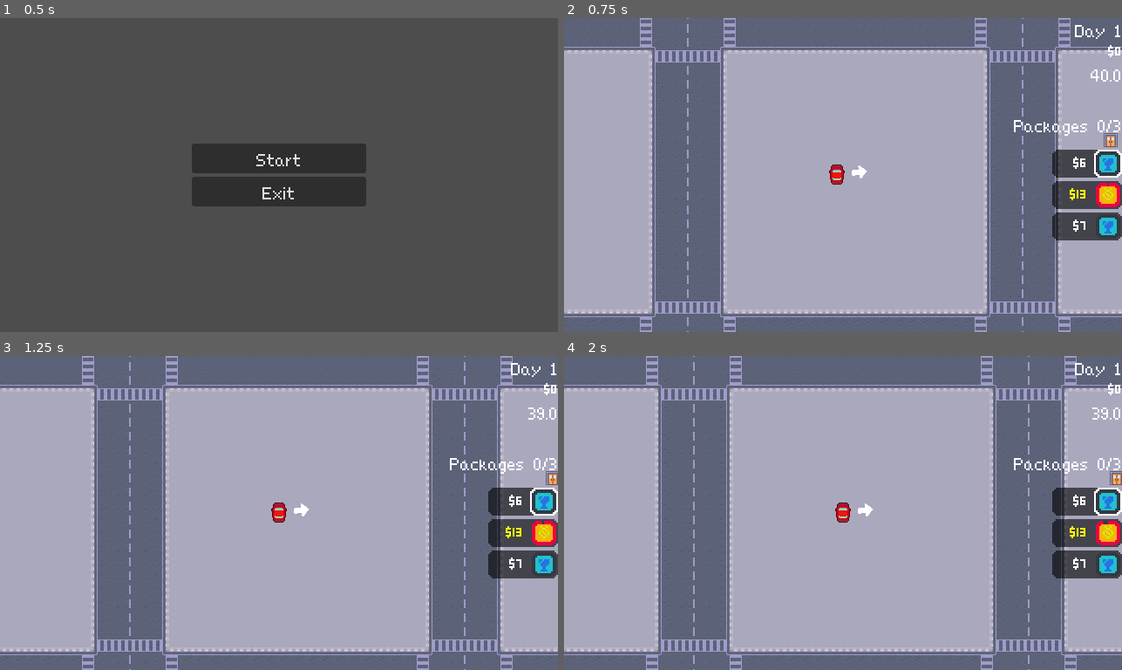
Above: before the commit, frames 1-4 (two rows, left to right).
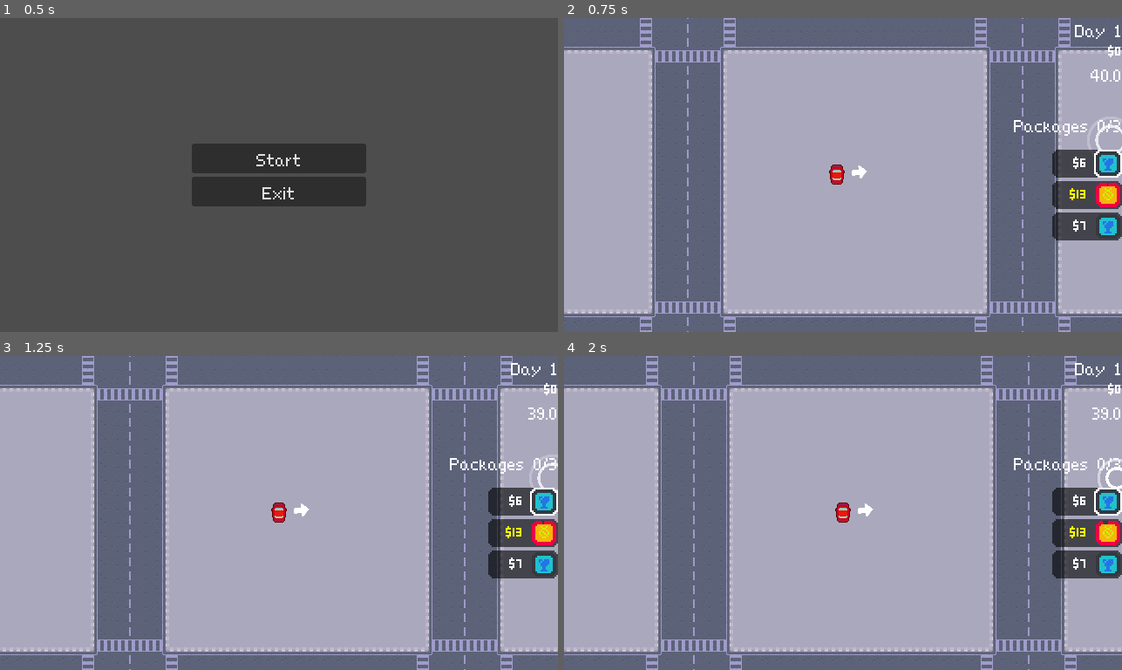
Above: after the commit, the same moments.

Repository: ruben-velasquez/rush-and-deliver
Game: Godot game, scene res://scenes/main_menu.tscn
The game is run twice, just before and just after one commit, with the same random seed, the same clock (stepped at 60 frames per second) and the same inputs.
Inputs:
- Up to frame 1 (0.5 s): no input
- Up to frame 2 (0.75 s): click "Start" at 0.5 s
- Up to frame 3 (1.25 s): no input
- Up to frame 4 (2 s): hold D (right) from 1.28 s (still down)

Frame 1 is identical in both runs. In frame 2, 0.2% of the frame differs, in the area x 95-100%, y 33-43%; in frame 3, 0.1%; in frame 4, 0.2%, in the area x 95-100%, y 32-43%.

Commit message:
feat: add ring shader for package deliver zone

Diff:
--- /dev/null
+++ b/materials/ring_mat.tres
@@ -0,0 +1,9 @@
+[gd_resource type="ShaderMaterial" format=3 uid="uid://cvnqi0dlpwydk"]
+
+[ext_resource type="Shader" uid="uid://ditq63bfutxve" path="res://shaders/circle_loop.tres" id="1_2mmt0"]
+
+[resource]
+shader = ExtResource("1_2mmt0")
+shader_parameter/LoopTime = 1.0
+shader_parameter/StartRingOffset = 0.2000000095
+shader_parameter/RingThin = 0.050000002375
--- a/scenes/goal.tscn
+++ b/scenes/goal.tscn
@@ -1,23 +1,34 @@
 [gd_scene format=3 uid="uid://ch77lxuil43wi"]
 
 [ext_resource type="Script" uid="uid://tqymxjarsrqr" path="res://scripts/goal.gd" id="1_jbojv"]
-[ext_resource type="Texture2D" uid="uid://48ternfo7x0u" path="res://assets/tilemap_packed.png" id="2_sx1j4"]
+[ext_resource type="Material" uid="uid://cvnqi0dlpwydk" path="res://materials/ring_mat.tres" id="2_sx1j4"]
 
 [sub_resource type="CircleShape2D" id="CircleShape2D_sugp2"]
+radius = 21.0
 
-[node name="Goal" type="Area2D" unique_id=357646220]
+[sub_resource type="Gradient" id="Gradient_sx1j4"]
+offsets = PackedFloat32Array(1)
+colors = PackedColorArray(1, 1, 1, 1)
+
+[sub_resource type="GradientTexture2D" id="GradientTexture2D_w3gav"]
+gradient = SubResource("Gradient_sx1j4")
+
+[node name="Goal" type="Area2D" unique_id=357646220 node_paths=PackedStringArray("sprite")]
 collision_layer = 0
 collision_mask = 8
 monitorable = false
 script = ExtResource("1_jbojv")
+sprite = NodePath("Sprite2D")
 
 [node name="CollisionShape2D" type="CollisionShape2D" parent="." unique_id=988644070]
 shape = SubResource("CircleShape2D_sugp2")
 debug_color = Color(0.22352941, 0.627451, 0.24705882, 0.68235296)
 
 [node name="Sprite2D" type="Sprite2D" parent="." unique_id=485726337]
-texture = ExtResource("2_sx1j4")
-region_enabled = true
+z_index = -1
+material = ExtResource("2_sx1j4")
+texture = SubResource("GradientTexture2D_w3gav")
 region_rect = Rect2(224, 160, 16, 16)
 
 [connection signal="body_entered" from="." to="." method="_on_body_entered"]
+[connection signal="body_exited" from="." to="." method="_on_body_exited"]
--- a/scripts/goal.gd
+++ b/scripts/goal.gd
@@ -1,12 +1,32 @@
 extends Area2D
 class_name Goal
 
+const WAIT_TIME_SEG = 1
+
+@export var sprite: Sprite2D
+
 var appear_range: int = 500
 var package: Package
+var player_on_zone: bool = false
+var player_time = 0
 
 func _on_body_entered(_body: Node2D) -> void:
-	GameManager.packages_manager.deliver(package)
-	queue_free()
+	player_time = 0
+	player_on_zone = true
+
+func _on_body_exited(_body: Node2D) -> void:
+	player_time = 0
+	player_on_zone = false
+
+func _process(delta: float) -> void:
+	if player_on_zone:
+		player_time += delta
+
+	if player_time >= WAIT_TIME_SEG:
+		GameManager.packages_manager.deliver(package)
+		queue_free()
+
+	sprite.self_modulate = lerp(Color.WHITE, Color.LAWN_GREEN, player_time/WAIT_TIME_SEG)
 
 func set_goal_zone():
 	position.x = randi_range(-appear_range, appear_range)
--- /dev/null
+++ b/shaders/circle_loop.tres
@@ -0,0 +1,212 @@
+[gd_resource type="VisualShader" format=3 uid="uid://ditq63bfutxve"]
+
+[sub_resource type="VisualShaderNodeFloatOp" id="VisualShaderNodeFloatOp_g0ewu"]
+default_input_values = [0, 0.5, 1, 0.0]
+operator = 1
+
+[sub_resource type="VisualShaderNodeInput" id="VisualShaderNodeInput_gc2lh"]
+input_name = "time"
+
+[sub_resource type="VisualShaderNodeFloatFunc" id="VisualShaderNodeFloatFunc_n2b85"]
+output_port_for_preview = 0
+function = 14
+
+[sub_resource type="VisualShaderNodeFloatOp" id="VisualShaderNodeFloatOp_27frx"]
+operator = 3
+
+[sub_resource type="VisualShaderNodeFloatOp" id="VisualShaderNodeFloatOp_qjfmp"]
+output_port_for_preview = 0
+operator = 1
+
+[sub_resource type="VisualShaderNodeMix" id="VisualShaderNodeMix_ipm51"]
+output_port_for_preview = 0
+default_input_values = [0, 0.1, 1, 0.5, 2, 0.5]
+
+[sub_resource type="VisualShaderNodeFloatFunc" id="VisualShaderNodeFloatFunc_1fb4f"]
+output_port_for_preview = 0
+function = 31
+
+[sub_resource type="VisualShaderNodeVectorOp" id="VisualShaderNodeVectorOp_iw06h"]
+output_port_for_preview = 0
+operator = 2
+
+[sub_resource type="VisualShaderNodeInput" id="VisualShaderNodeInput_g0ewu"]
+input_name = "uv"
+
+[sub_resource type="VisualShaderNodeInput" id="VisualShaderNodeInput_4g5gs"]
+input_name = "time"
+
+[sub_resource type="VisualShaderNodeFloatOp" id="VisualShaderNodeFloatOp_xukhg"]
+operator = 3
+
+[sub_resource type="VisualShaderNodeFloatFunc" id="VisualShaderNodeFloatFunc_lgr78"]
+output_port_for_preview = 0
+function = 14
+
+[sub_resource type="VisualShaderNodeFloatOp" id="VisualShaderNodeFloatOp_mlron"]
+output_port_for_preview = 0
+operator = 1
+
+[sub_resource type="VisualShaderNodeMix" id="VisualShaderNodeMix_bqggk"]
+output_port_for_preview = 0
+default_input_values = [0, 0.1, 1, 0.5, 2, 0.5]
+
+[sub_resource type="VisualShaderNodeFloatOp" id="VisualShaderNodeFloatOp_hbv1c"]
+default_input_values = [0, 0.0, 1, 1.5]
+operator = 1
+
+[sub_resource type="VisualShaderNodeInput" id="VisualShaderNodeInput_duofv"]
+input_name = "uv"
+
+[sub_resource type="VisualShaderNodeVectorDistance" id="VisualShaderNodeVectorDistance_do216"]
+output_port_for_preview = 0
+default_input_values = [0, Vector2(0, 0), 1, Vector2(0.5, 0.5)]
+op_type = 0
+
+[sub_resource type="VisualShaderNodeStep" id="VisualShaderNodeStep_tkm5b"]
+output_port_for_preview = 0
+default_input_values = [0, 0.5, 1, 0.0]
+
+[sub_resource type="VisualShaderNodeVectorDistance" id="VisualShaderNodeVectorDistance_gc2lh"]
+output_port_for_preview = 0
+default_input_values = [0, Vector2(0, 0), 1, Vector2(0.5, 0.5)]
+op_type = 0
+
+[sub_resource type="VisualShaderNodeStep" id="VisualShaderNodeStep_fkdg3"]
+output_port_for_preview = 0
+default_input_values = [0, 0.0, 1, 0.5]
+
+[sub_resource type="VisualShaderNodeStep" id="VisualShaderNodeStep_na352"]
+output_port_for_preview = 0
+default_input_values = [0, 0.4, 1, 0.0]
+
+[sub_resource type="VisualShaderNodeVectorOp" id="VisualShaderNodeVectorOp_4ax5q"]
+output_port_for_preview = 0
+operator = 2
+
+[sub_resource type="VisualShaderNodeFloatOp" id="VisualShaderNodeFloatOp_f7wav"]
+default_input_values = [0, 0.5, 1, 0.0]
+operator = 1
+
+[sub_resource type="VisualShaderNodeVectorOp" id="VisualShaderNodeVectorOp_23ra3"]
+output_port_for_preview = 0
+operator = 2
+
+[sub_resource type="VisualShaderNodeFloatFunc" id="VisualShaderNodeFloatFunc_gijta"]
+function = 31
+
+[sub_resource type="VisualShaderNodeVectorOp" id="VisualShaderNodeVectorOp_6rbly"]
+output_port_for_preview = 0
+
+[sub_resource type="VisualShaderNodeFloatOp" id="VisualShaderNodeFloatOp_gc2lh"]
+default_input_values = [0, 0.0, 1, 2.0]
+operator = 3
+
+[sub_resource type="VisualShaderNodeStep" id="VisualShaderNodeStep_j44d6"]
+output_port_for_preview = 0
+default_input_values = [0, 0.5, 1, 0.0]
+
+[sub_resource type="VisualShaderNodeFloatParameter" id="VisualShaderNodeFloatParameter_j44d6"]
+parameter_name = "LoopTime"
+default_value_enabled = true
+default_value = 1.0
+
+[sub_resource type="VisualShaderNodeFloatParameter" id="VisualShaderNodeFloatParameter_n2b85"]
+parameter_name = "RingThin"
+hint = 1
+min = 0.001
+max = 0.5
+default_value_enabled = true
+default_value = 0.02
+
+[sub_resource type="VisualShaderNodeFloatParameter" id="VisualShaderNodeFloatParameter_27frx"]
+parameter_name = "StartRingOffset"
+hint = 1
+max = 0.49
+default_value_enabled = true
+
+[sub_resource type="VisualShaderNodeStep" id="VisualShaderNodeStep_n2b85"]
+output_port_for_preview = 0
+default_input_values = [0, 0.0, 1, 0.5]
+
+[sub_resource type="VisualShaderNodeStep" id="VisualShaderNodeStep_27frx"]
+output_port_for_preview = 0
+default_input_values = [0, 0.4, 1, 0.0]
+
+[sub_resource type="VisualShaderNodeVectorOp" id="VisualShaderNodeVectorOp_qjfmp"]
+output_port_for_preview = 0
+operator = 2
+
+[resource]
+mode = 1
+flags/light_only = false
+nodes/fragment/0/position = Vector2(1200, 80)
+nodes/fragment/2/node = SubResource("VisualShaderNodeInput_g0ewu")
+nodes/fragment/2/position = Vector2(-560, -20)
+nodes/fragment/3/node = SubResource("VisualShaderNodeVectorDistance_gc2lh")
+nodes/fragment/3/position = Vector2(-440, 160)
+nodes/fragment/4/node = SubResource("VisualShaderNodeStep_j44d6")
+nodes/fragment/4/position = Vector2(-220, 260)
+nodes/fragment/5/node = SubResource("VisualShaderNodeStep_n2b85")
+nodes/fragment/5/position = Vector2(0, 220)
+nodes/fragment/6/node = SubResource("VisualShaderNodeStep_27frx")
+nodes/fragment/6/position = Vector2(-180, -100)
+nodes/fragment/7/node = SubResource("VisualShaderNodeVectorOp_qjfmp")
+nodes/fragment/7/position = Vector2(240, -40)
+nodes/fragment/10/node = SubResource("VisualShaderNodeFloatOp_g0ewu")
+nodes/fragment/10/position = Vector2(-440, -220)
+nodes/fragment/11/node = SubResource("VisualShaderNodeInput_gc2lh")
+nodes/fragment/11/position = Vector2(-2440, -140)
+nodes/fragment/13/node = SubResource("VisualShaderNodeFloatFunc_n2b85")
+nodes/fragment/13/position = Vector2(-1920, 120)
+nodes/fragment/14/node = SubResource("VisualShaderNodeFloatOp_27frx")
+nodes/fragment/14/position = Vector2(-2100, -140)
+nodes/fragment/15/node = SubResource("VisualShaderNodeFloatOp_qjfmp")
+nodes/fragment/15/position = Vector2(-1720, -220)
+nodes/fragment/17/node = SubResource("VisualShaderNodeMix_ipm51")
+nodes/fragment/17/position = Vector2(-1400, -220)
+nodes/fragment/18/node = SubResource("VisualShaderNodeFloatFunc_1fb4f")
+nodes/fragment/18/position = Vector2(-1500, -640)
+nodes/fragment/19/node = SubResource("VisualShaderNodeVectorOp_iw06h")
+nodes/fragment/19/position = Vector2(540, -260)
+nodes/fragment/21/node = SubResource("VisualShaderNodeInput_4g5gs")
+nodes/fragment/21/position = Vector2(-2540, 820)
+nodes/fragment/22/node = SubResource("VisualShaderNodeFloatOp_xukhg")
+nodes/fragment/22/position = Vector2(-1920, 820)
+nodes/fragment/23/node = SubResource("VisualShaderNodeFloatFunc_lgr78")
+nodes/fragment/23/position = Vector2(-1740, 1080)
+nodes/fragment/24/node = SubResource("VisualShaderNodeFloatOp_mlron")
+nodes/fragment/24/position = Vector2(-1540, 740)
+nodes/fragment/25/node = SubResource("VisualShaderNodeMix_bqggk")
+nodes/fragment/25/position = Vector2(-1220, 740)
+nodes/fragment/26/node = SubResource("VisualShaderNodeFloatOp_hbv1c")
+nodes/fragment/26/position = Vector2(-2180, 780)
+nodes/fragment/27/node = SubResource("VisualShaderNodeInput_duofv")
+nodes/fragment/27/position = Vector2(-540, 1020)
+nodes/fragment/28/node = SubResource("VisualShaderNodeVectorDistance_do216")
+nodes/fragment/28/position = Vector2(-420, 1200)
+nodes/fragment/29/node = SubResource("VisualShaderNodeStep_tkm5b")
+nodes/fragment/29/position = Vector2(-200, 1300)
+nodes/fragment/30/node = SubResource("VisualShaderNodeStep_fkdg3")
+nodes/fragment/30/position = Vector2(20, 1260)
+nodes/fragment/31/node = SubResource("VisualShaderNodeStep_na352")
+nodes/fragment/31/position = Vector2(-160, 940)
+nodes/fragment/32/node = SubResource("VisualShaderNodeVectorOp_4ax5q")
+nodes/fragment/32/position = Vector2(260, 1000)
+nodes/fragment/34/node = SubResource("VisualShaderNodeFloatOp_f7wav")
+nodes/fragment/34/position = Vector2(-420, 820)
+nodes/fragment/35/node = SubResource("VisualShaderNodeVectorOp_23ra3")
+nodes/fragment/35/position = Vector2(560, 780)
+nodes/fragment/36/node = SubResource("VisualShaderNodeFloatFunc_gijta")
+nodes/fragment/36/position = Vector2(-1220, 520)
+nodes/fragment/37/node = SubResource("VisualShaderNodeVectorOp_6rbly")
+nodes/fragment/37/position = Vector2(747.2372, 376.41632)
+nodes/fragment/39/node = SubResource("VisualShaderNodeFloatOp_gc2lh")
+nodes/fragment/39/position = Vector2(-2520, 960)
+nodes/fragment/40/node = SubResource("VisualShaderNodeFloatParameter_j44d6")
+nodes/fragment/40/position = Vector2(-2800, 300)
+nodes/fragment/41/node = SubResource("VisualShaderNodeFloatParameter_n2b85")
+nodes/fragment/41/position = Vector2(-1000, 260)
+nodes/fragment/42/node = SubResource("VisualShaderNodeFloatParameter_27frx")
+nodes/fragment/42/position = Vector2(-1660, 300)
+nodes/fragment/connections = PackedInt32Array(2, 0, 3, 0, 4, 0, 5, 0, 3, 0, 6, 1, 6, 0, 7, 0, 5, 0, 7, 1, 10, 0, 6, 0, 3, 0, 4, 1, 11, 0, 14, 0, 14, 0, 13, 0, 14, 0, 15, 0, 13, 0, 15, 1, 17, 0, 10, 0, 17, 0, 4, 0, 15, 0, 17, 2, 15, 0, 18, 0, 18, 0, 19, 0, 7, 0, 19, 1, 22, 0, 23, 0, 22, 0, 24, 0, 23, 0, 24, 1, 24, 0, 25, 2, 21, 0, 26, 0, 26, 0, 22, 0, 27, 0, 28, 0, 29, 0, 30, 0, 28, 0, 31, 1, 31, 0, 32, 0, 30, 0, 32, 1, 34, 0, 31, 0, 28, 0, 29, 1, 32, 0, 35, 1, 25, 0, 29, 0, 25, 0, 34, 0, 24, 0, 36, 0, 36, 0, 35, 0, 35, 0, 37, 1, 19, 0, 37, 0, 37, 0, 0, 1, 39, 0, 26, 1, 40, 0, 14, 1, 40, 0, 39, 0, 40, 0, 22, 1, 41, 0, 10, 1, 41, 0, 34, 1, 42, 0, 17, 0, 42, 0, 25, 0)
